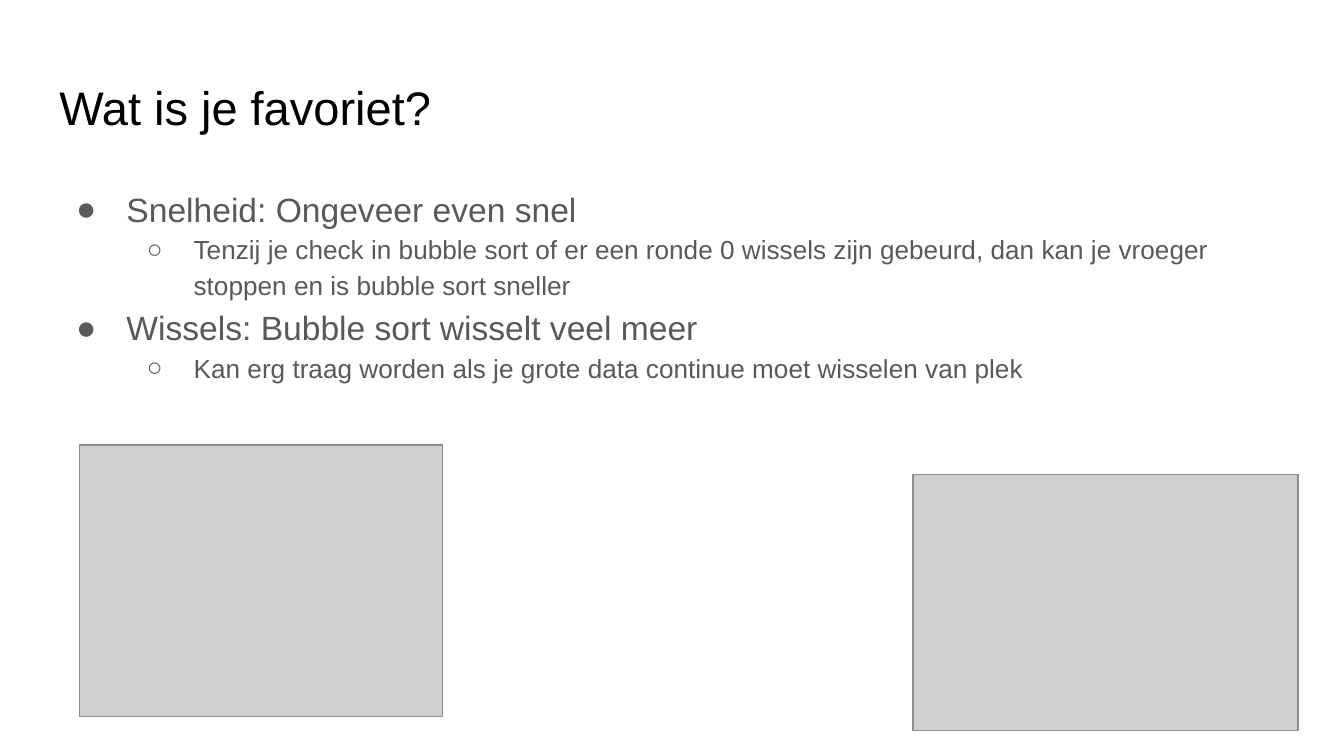
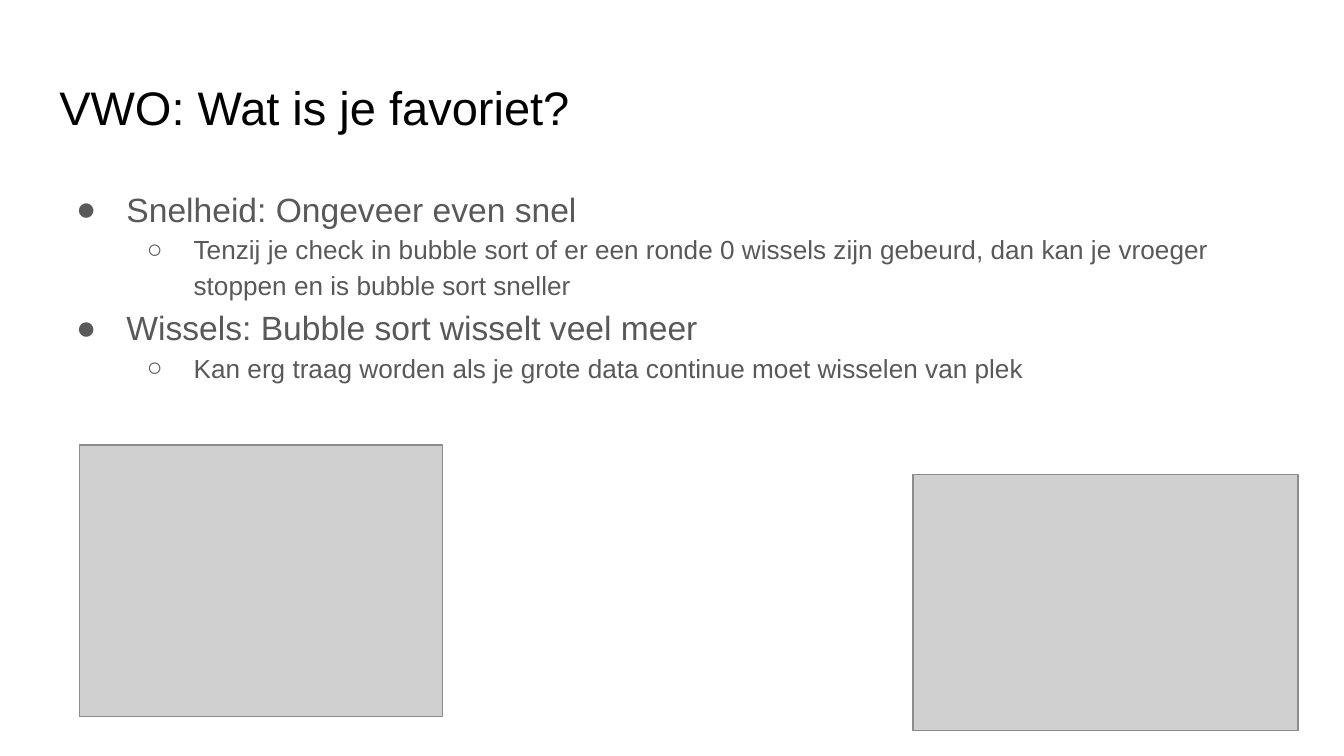
Before and after one commit to emmauscollege/emmauscollege.github.io, a slide deck: slide 14 of methode/static/theorie/algoritmen/T4.4.pptx. Drawn at 1344x756 pixels with LibreOffice and Linux fonts; fonts in the diff are those of the drawing; grey boxes stand for pictures. Boxes give left, top, right and bottom in pixels: in the first picture for what was removed or moved away, otherwise in the second. Text is boxed around its words. In the diff, an @@ line names an element or a change of style, - is before the commit and + after.

```diff
--- a/methode/static/theorie/algoritmen/T4.4.pptx
+++ b/methode/static/theorie/algoritmen/T4.4.pptx
@@ title at [59, 91, 569, 134]: text changed @@
-Wat is je favoriet?
+VWO: Wat is je favoriet?
```
Also in this commit, not shown: 5 other slides changed, 2 other files.
